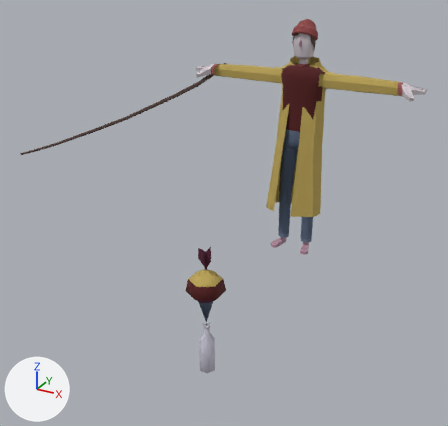
Renders of the FBX model Assets/Meshes/SK_FishermanBackLEss.FBX from each side of a commit.
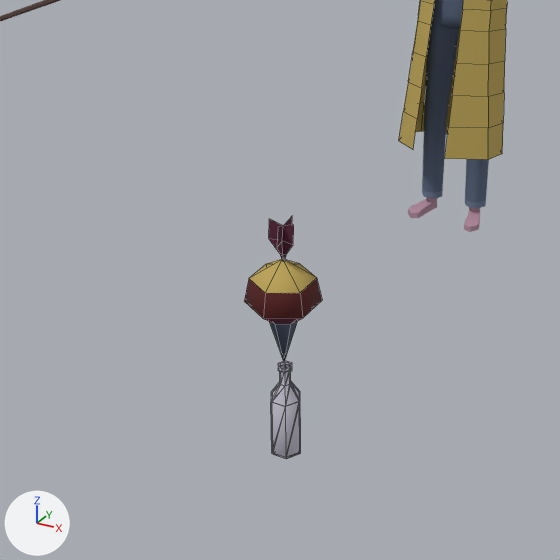
Old and new are each drawn whole from a 50 mm camera at (1.07, -2.703, 1.428) aimed at (-0.142, -0.498, 0.326) and again close up on the part from 13% to 78% of the width and 31% to 100% of the height. Arrows for +X, +Y and +Z are at lower left; the lights stay in place. The close-ups show mesh edges as thin lines. Where no turn or scale is listed for an object, it has been applied to the vertices.

Script lines for the objects in view, before the commit:
```python
me_mesh_002 = bpy.data.meshes.new('Mesh.002')
me_mesh_002.from_pydata(...)  # 252 vertices, 224 faces; spans x -0.464..0.464, y -0.163..0.084, z -0.52..0.228
me_mesh_002.materials.append(mat_material__2)  # picture img_atlas_psd
me_mesh_003 = bpy.data.meshes.new('Mesh.003')
me_mesh_003.from_pydata(...)  # 44 vertices, 36 faces; spans x -0.073..0.073, y -0.085..0.085, z -0.132..0.224
me_mesh_003.materials.append(mat_material__2)  # picture img_atlas_psd
me_mesh_004 = bpy.data.meshes.new('Mesh.004')
me_mesh_004.from_pydata(...)  # 72 vertices, 140 faces; spans x -0.038..0.038, y -0.033..0.033, z -0.219..0.011
me_mesh_004.materials.append(mat_material__4)  # picture img_atlas2_psd
ob_bouchon = bpy.data.objects.new('Bouchon', me_mesh_003)
ob_bouchon.location = (-0.079, -0.771, 0.062)
ob_bouteille = bpy.data.objects.new('Bouteille', me_mesh_004)
ob_bouteille.location = (-0.075, -0.772, -0.086)
ob_veste = bpy.data.objects.new('veste', me_mesh_002)
ob_veste.location = (-0.003, 0.018, 0.709)
# also in view: 'Base' at (0.0, -0.013, 0.547)
```
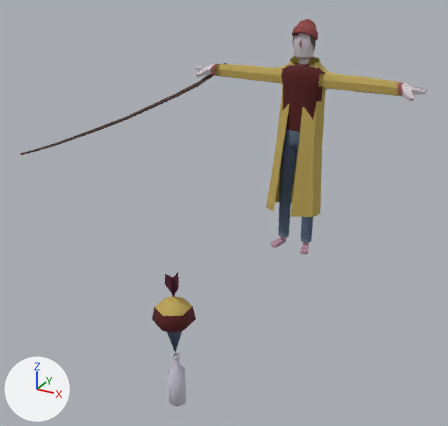
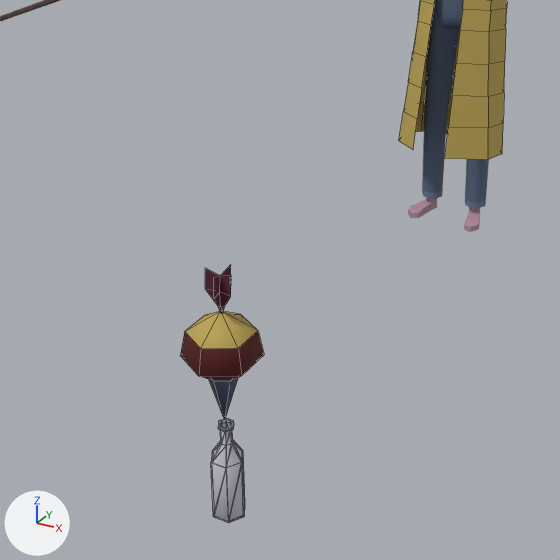
Patch to the scene script:
```diff
--- a/Assets/Meshes/SK_FishermanBackLEss.FBX.py
+++ b/Assets/Meshes/SK_FishermanBackLEss.FBX.py
@@ ob_bouchon @@
 ob_bouchon = bpy.data.objects.new('Bouchon', me_mesh_003)
-ob_bouchon.location = (-0.079, -0.771, 0.062)
+ob_bouchon.location = (-0.079, -1.014, 0.062)
@@ ob_bouteille @@
 ob_bouteille = bpy.data.objects.new('Bouteille', me_mesh_004)
-ob_bouteille.location = (-0.075, -0.772, -0.086)
+ob_bouteille.location = (-0.075, -1.015, -0.086)
```

Location of each change, (x1, y1, x2, y2) in pixels of the close-ups (560 x 560 px):
'Bouchon', moved: before (244, 217, 322, 361); after (180, 265, 264, 420)
'Bouteille', moved: before (271, 361, 301, 459); after (211, 418, 245, 523)
